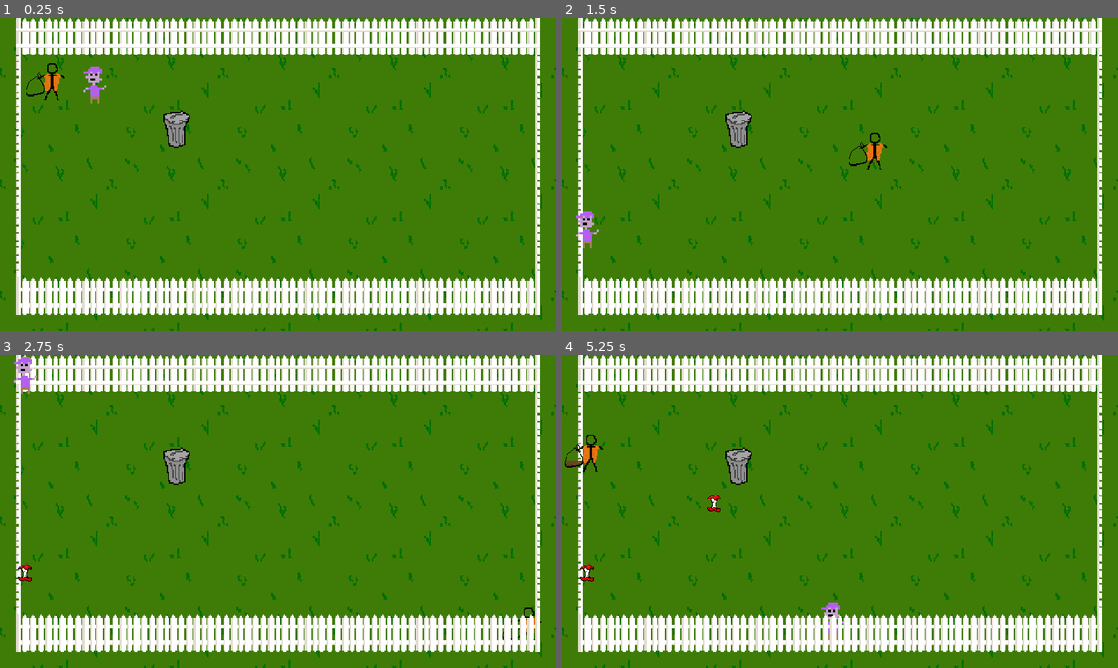
Above: before the commit, frames 1-4 (two rows, left to right).
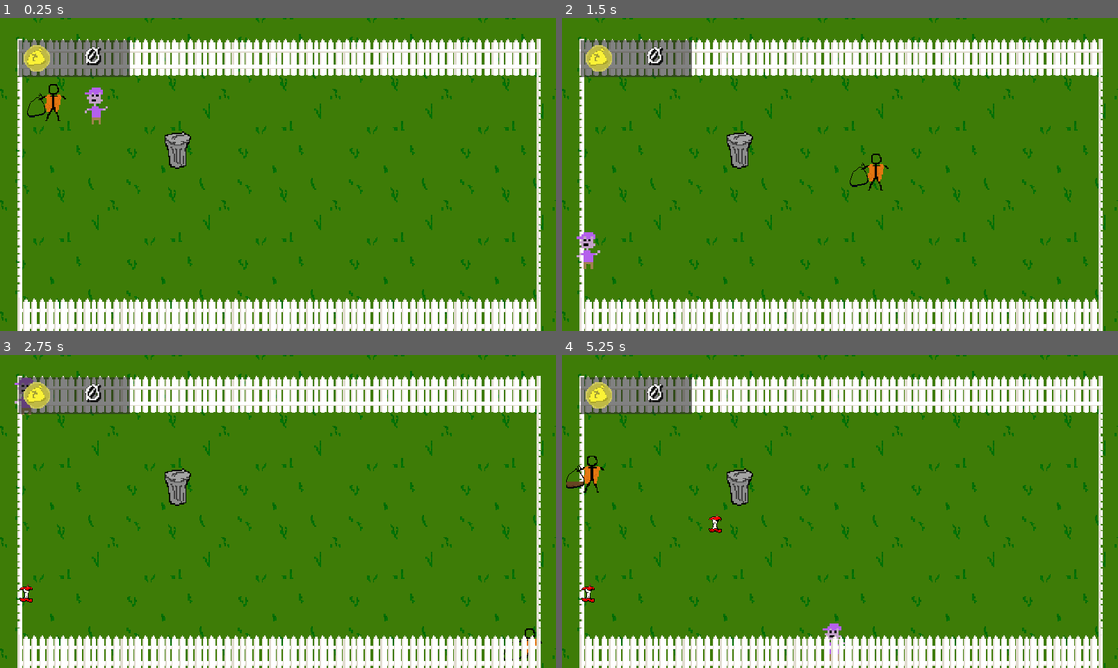
Above: after the commit, the same moments.

Repository: RagingTurtle/TrashMan
Game: Godot game, scene res://Scenes/grassy_area.tscn
Two runs of this game, one before a commit and one after it. Both use one fixed random seed, a clock stepped at 60 frames per second and the inputs below.
Inputs:
- Up to frame 1 (0.25 s): no input
- Up to frame 2 (1.5 s): tap Enter at 0.5 s; hold Right (ui_right) 0.53-1.28 s; hold Down (ui_down) from 1.28 s (still down)
- Up to frame 3 (2.75 s): release Down (ui_down) at 2.03 s; hold Right (ui_right) from 2.03 s (still down)
- Up to frame 4 (5.25 s): release Right (ui_right) at 2.78 s; hold Up (ui_up) 2.78-3.53 s; hold Left (ui_left) 3.53-5.03 s; hold Down (ui_down) from 5.03 s (still down)

The runs differ from the first frame. In frame 1, 30% of the frame differs, in the area x 0-100%, y 0-100%; in frame 2, 30%; in frame 3, 30%; in frame 4, 31%.

Commit message:
scoring

Diff:
--- a/Scenes/grassy_area.tscn
+++ b/Scenes/grassy_area.tscn
@@ -8,8 +8,83 @@
 [ext_resource type="Texture2D" uid="uid://72p8lqnqd4yn" path="res://Sprites/bag_outline.png" id="3_gm3ru"]
 [ext_resource type="PackedScene" uid="uid://7v4nxlkj36mm" path="res://Scenes/enemy.tscn" id="4_1wdlt"]
 [ext_resource type="PackedScene" uid="uid://cb80ddq5vyy3w" path="res://Scenes/trashcan.tscn" id="6_nr74n"]
+[ext_resource type="Texture2D" uid="uid://ibhpwc18v4yo" path="res://Sprites/trashCoin-sheet.png" id="9_57cw7"]
+[ext_resource type="FontFile" uid="uid://cqsvwr0rmlcn0" path="res://Fonts/TrashMan.ttf" id="10_1758l"]
+
+[sub_resource type="AtlasTexture" id="AtlasTexture_6n3yq"]
+atlas = ExtResource("9_57cw7")
+region = Rect2(0, 0, 23, 23)
+
+[sub_resource type="AtlasTexture" id="AtlasTexture_cexky"]
+atlas = ExtResource("9_57cw7")
+region = Rect2(23, 0, 23, 23)
+
+[sub_resource type="AtlasTexture" id="AtlasTexture_42t7r"]
+atlas = ExtResource("9_57cw7")
+region = Rect2(46, 0, 23, 23)
+
+[sub_resource type="AtlasTexture" id="AtlasTexture_sj2uo"]
+atlas = ExtResource("9_57cw7")
+region = Rect2(69, 0, 23, 23)
+
+[sub_resource type="AtlasTexture" id="AtlasTexture_pxl3e"]
+atlas = ExtResource("9_57cw7")
+region = Rect2(92, 0, 23, 23)
+
+[sub_resource type="AtlasTexture" id="AtlasTexture_o14pf"]
+atlas = ExtResource("9_57cw7")
+region = Rect2(115, 0, 23, 23)
+
+[sub_resource type="AtlasTexture" id="AtlasTexture_76wid"]
+atlas = ExtResource("9_57cw7")
+region = Rect2(138, 0, 23, 23)
+
+[sub_resource type="AtlasTexture" id="AtlasTexture_kmow6"]
+atlas = ExtResource("9_57cw7")
+region = Rect2(161, 0, 23, 23)
+
+[sub_resource type="SpriteFrames" id="SpriteFrames_cm4wf"]
+animations = [{
+"frames": [{
+"duration": 1.0,
+"texture": SubResource("AtlasTexture_6n3yq")
+}, {
+"duration": 1.0,
+"texture": SubResource("AtlasTexture_cexky")
+}, {
+"duration": 1.0,
+"texture": SubResource("AtlasTexture_42t7r")
+}, {
+"duration": 1.0,
+"texture": SubResource("AtlasTexture_sj2uo")
+}, {
+"duration": 1.0,
+"texture": SubResource("AtlasTexture_pxl3e")
+}, {
+"duration": 1.0,
+"texture": SubResource("AtlasTexture_o14pf")
+}, {
+"duration": 1.0,
+"texture": SubResource("AtlasTexture_76wid")
+}, {
+"duration": 1.0,
+"texture": SubResource("AtlasTexture_kmow6")
+}],
+"loop": false,
+"name": &"spin",
+"speed": 8.0
+}]
+
+[sub_resource type="LabelSettings" id="LabelSettings_rwesn"]
+font = ExtResource("10_1758l")
+font_size = 20
+outline_size = 1
+outline_color = Color(0.109804, 0.109804, 0.109804, 1)
+shadow_size = 2
+shadow_color = Color(0, 0, 0, 0.815686)
 
 [node name="GrassyArea" type="Node2D"]
+position = Vector2(1, 18)
 
 [node name="Grass" type="Control" parent="."]
 layout_mode = 3
@@ -66,5 +141,46 @@
 texture_progress = ExtResource("2_nxkmq")
 metadata/_edit_use_anchors_ = true
 
+[node name="Control" type="Control" parent="."]
+layout_mode = 3
+anchors_preset = 15
+anchor_right = 1.0
+anchor_bottom = 1.0
+grow_horizontal = 2
+grow_vertical = 2
+size_flags_horizontal = 4
+size_flags_vertical = 4
+
+[node name="TextureRect" type="ColorRect" parent="Control"]
+layout_mode = 1
+offset_left = 15.0
+offset_top = 1.0
+offset_right = 111.0
+offset_bottom = 33.0
+color = Color(0.156863, 0.156863, 0.156863, 0.588235)
+
+[node name="TrashCoin-sheet" type="AnimatedSprite2D" parent="Control/TextureRect"]
+sprite_frames = SubResource("SpriteFrames_cm4wf")
+animation = &"spin"
+offset = Vector2(16, 16)
+
+[node name="Coin Count" type="Label" parent="Control/TextureRect"]
+layout_mode = 1
+anchors_preset = 6
+anchor_left = 1.0
+anchor_top = 0.5
+anchor_right = 1.0
+anchor_bottom = 0.5
+offset_left = -64.0
+offset_top = -16.0
+offset_bottom = 16.0
+grow_horizontal = 0
+grow_vertical = 2
+pivot_offset = Vector2(16, 16)
+text = "9999"
+label_settings = SubResource("LabelSettings_rwesn")
+horizontal_alignment = 1
+vertical_alignment = 1
+
 [connection signal="dispose_trash" from="Trash Manager/Trashcan" to="Trash Manager" method="_on_dispose_trash"]
 [connection signal="trash_dropped" from="Enemy" to="Trash Manager" method="_on_trash_dropped"]
--- a/Scripts/trash_manager.gd
+++ b/Scripts/trash_manager.gd
@@ -9,8 +9,12 @@
 @onready var on_field: Node = $"Used Trash/On Field"
 @onready var in_bag: Node = $"Used Trash/In Bag"
 @onready var texture_progress_bar: TextureProgressBar = $"../Player/TextureProgressBar"
+@onready var coin_count_ui: Label = $"../Control/TextureRect/Coin Count"
+
+var coin_count: int = 0
 
 func _ready() -> void:
+	coin_count_ui.text = str(0)
 	texture_progress_bar.min_value = 0
 	texture_progress_bar.max_value = max_bag_capacity
 	texture_progress_bar.value = in_bag.get_child_count()
@@ -34,6 +38,8 @@
 		var trash_piece: Area2D = in_bag.get_child(0)
 		#tween from bag to can
 		trash_piece.call_deferred("reparent", available_trash)
+		coin_count += 1
+		coin_count_ui.text = str(coin_count)
 
 func _on_trash_dropped(location: Vector2) -> void:
 	if available_trash.get_child_count() > 0:
Binary file added: Fonts/TrashMan.ttf
Not shown, added: Fonts/TrashMan.ttf.import
Not shown: 1 places in Scenes/grassy_area.tscn that only renumber resources
Binary file added: Sprites/trashCoin-sheet.png
Not shown, added: Sprites/trashCoin-sheet.png.import
